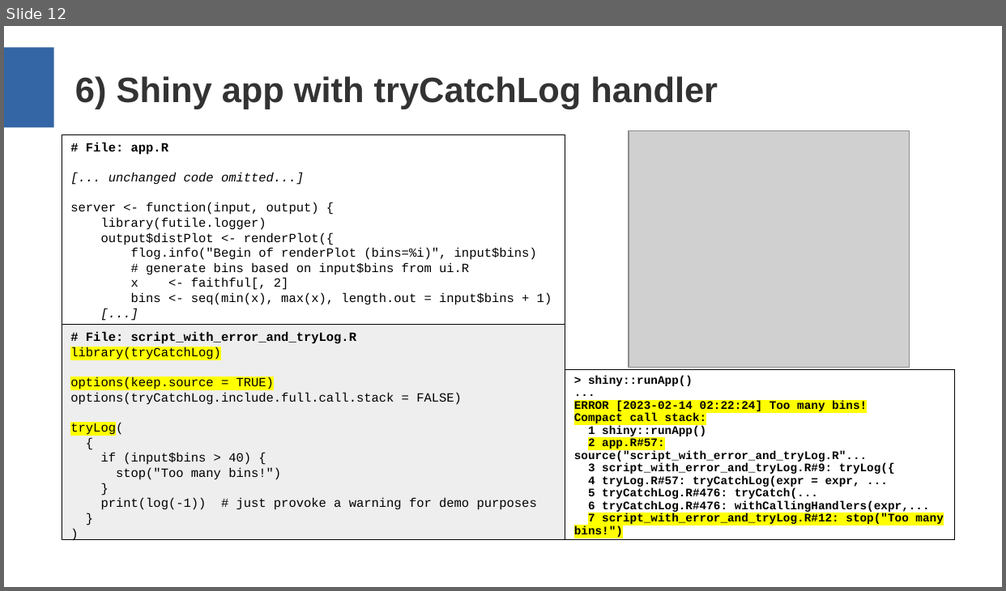
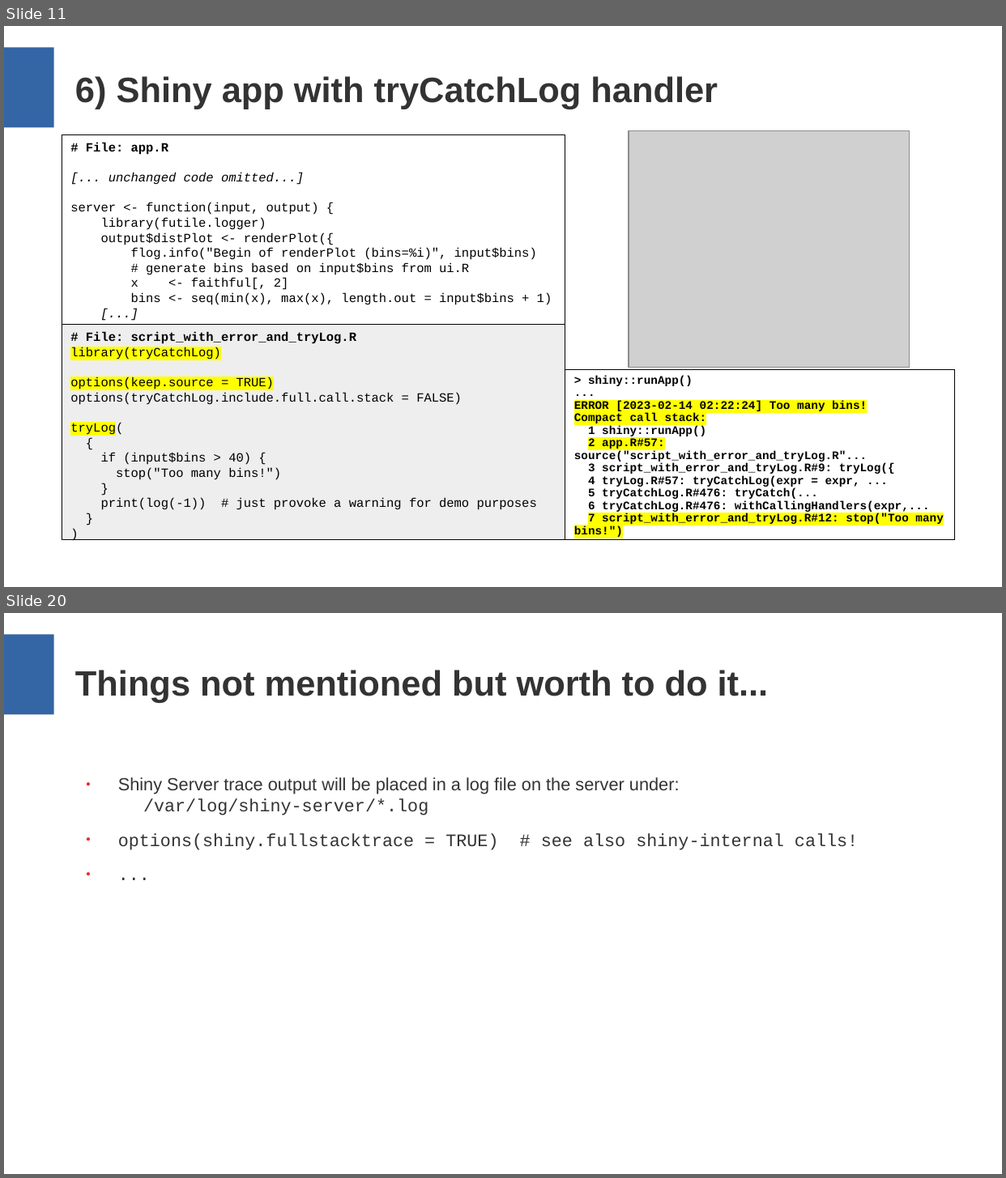
Before and after one commit to aryoda/R_shiny_post_mortem_analysis_training, a slide deck: Training slides.odp. Shown one above the other, each under a label of ours: slide 12 before the commit, slides 11 and 20 after it; the slides between them are not shown. The pictures are 1006x591 and 1006x1178 pixels, drawn with LibreOffice and Linux fonts; fonts in the diff are those of the drawing; grey boxes stand for pictures. Boxes give left, top, right and bottom in pixels: in the first picture for what was removed or moved away, otherwise in the second. Text is boxed around its words. In the diff, an @@ line names an element or a change of style, - is before the commit and + after.

```diff
--- a/Training slides.odp
+++ b/Training slides.odp
@@ slide 20 added at [4,613,1002,1174], background #FFFFFF; not listed: 1 template element that a slide beside it also shows @@
@@ title added at [75,670,769,703], 28 pt, text #333333, bold @@
+Things not mentioned but worth to do it...
@@ text added at [118,777,858,850], 14 pt, text #333333 @@
+● Shiny Server trace output will be placed in a log file on the server under:
+  /var/log/shiny-server/*.log
+● options(shiny.fullstacktrace = TRUE) # see also shiny-internal calls!
+● ...
@@ what was slide 12 is now slide 11 @@
```
Also in this commit, not shown: 4 slides changed, 4 other slides added, 2 other files.
